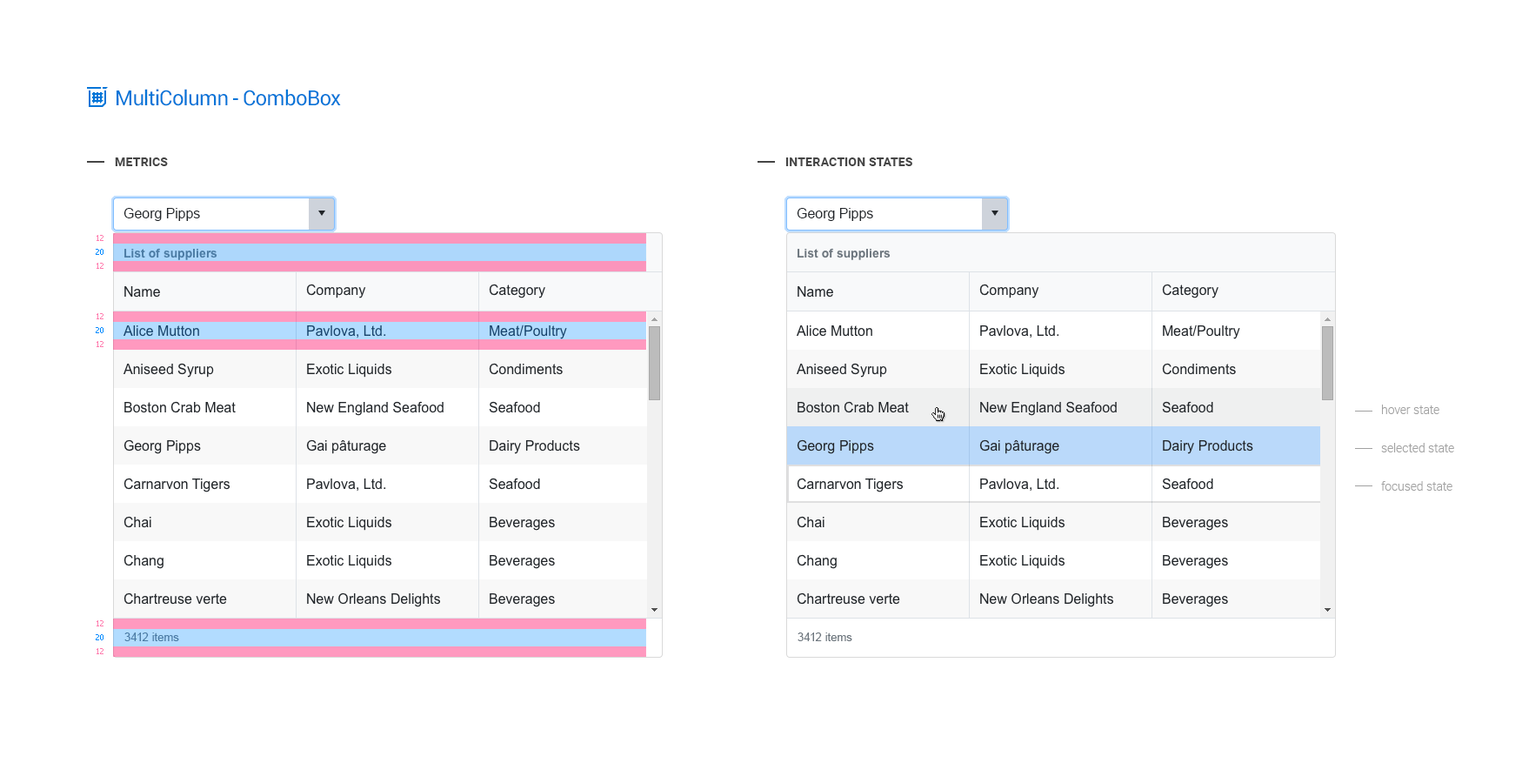
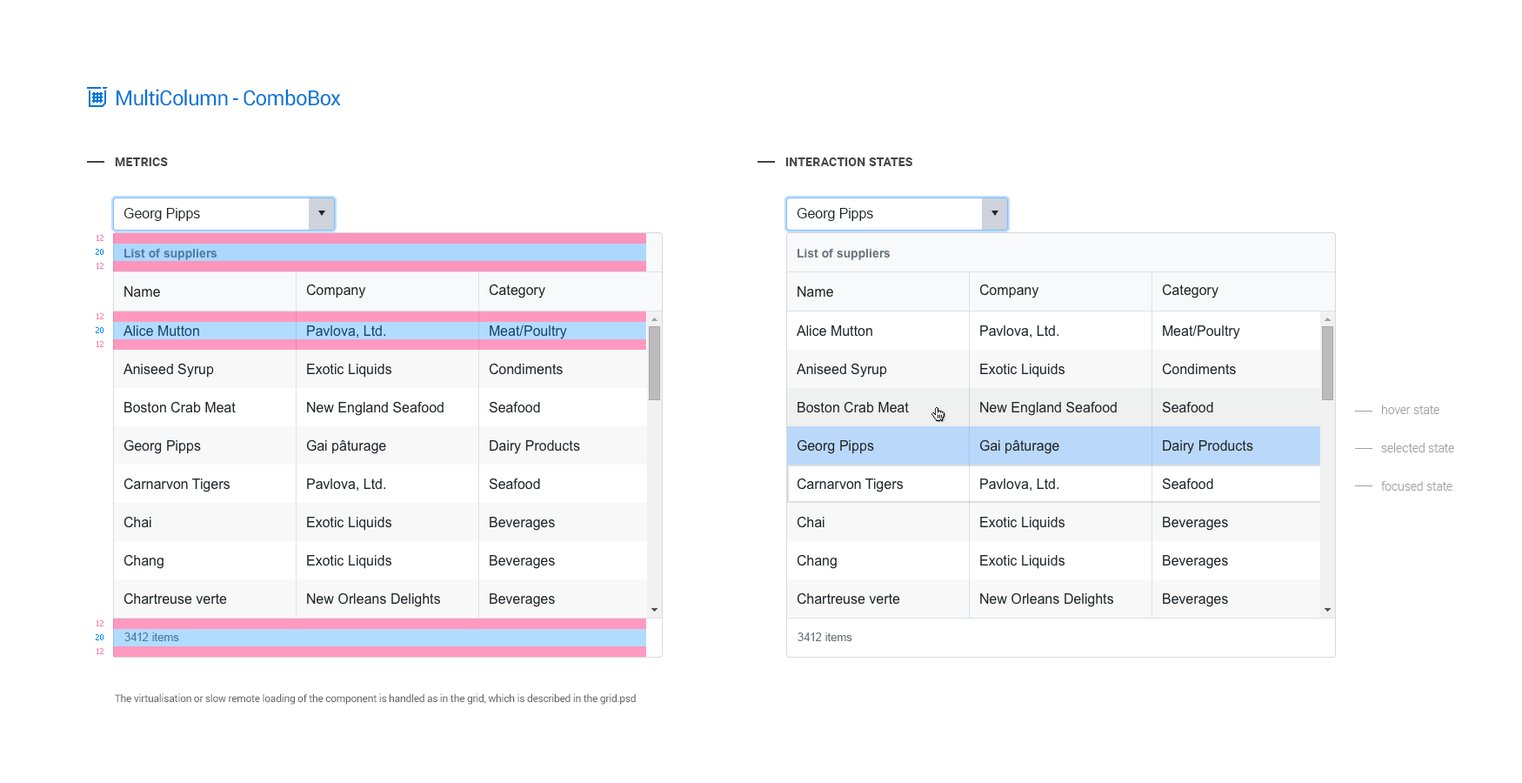
Layer changes from the first 1522 × 783 image to the second:
added layer "The virtualisation or slow remote loading of the component is h" in group "title" over box(114, 693, 636, 705)
